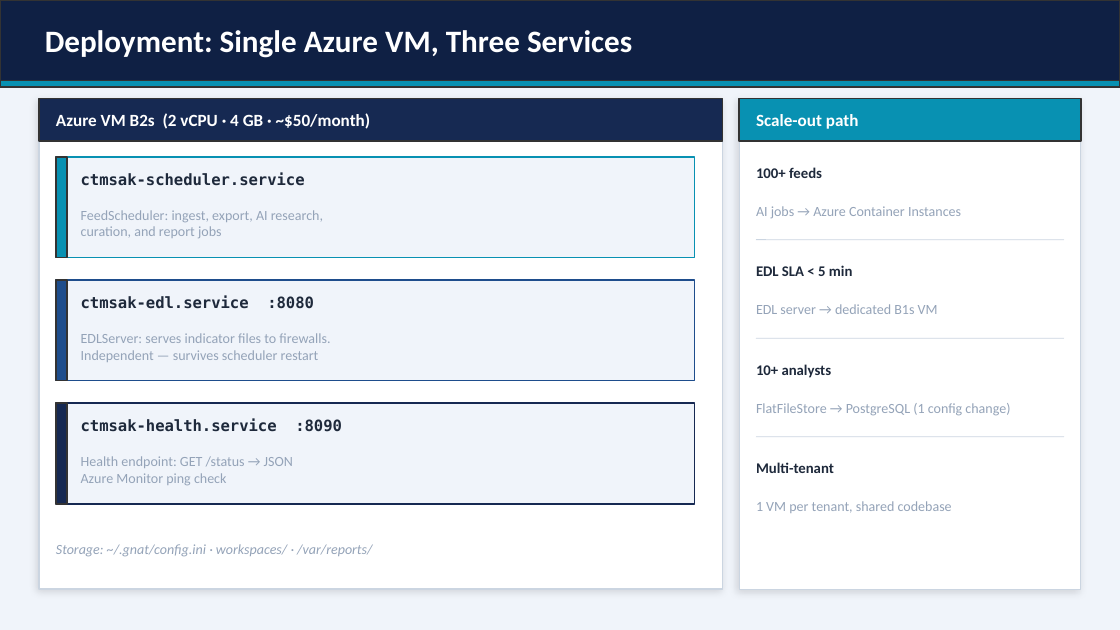
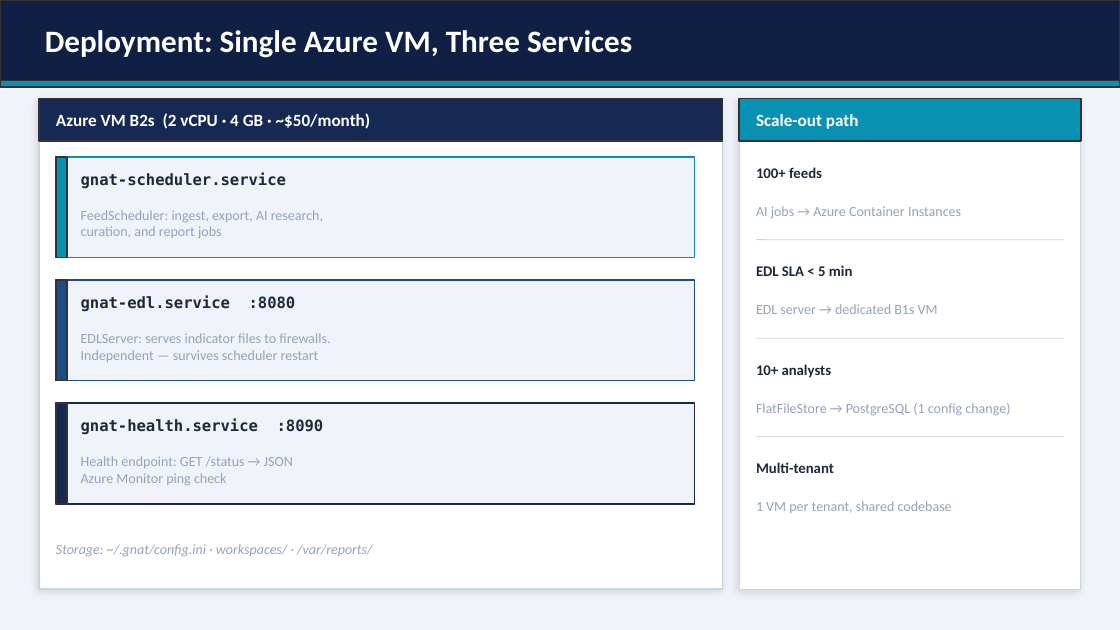
Before and after one commit to wrhalpin/GNAT, a slide deck: slide 13 of GNAT-Presentation.pptx. Drawn at 1120x630 pixels with LibreOffice and Linux fonts; fonts in the diff are those of the drawing. Boxes give left, top, right and bottom in pixels: in the first picture for what was removed or moved away, otherwise in the second. Text is boxed around its words. In the diff, an @@ line names an element or a change of style, - is before the commit and + after.

```diff
--- a/GNAT-Presentation.pptx
+++ b/GNAT-Presentation.pptx
@@ text at (81, 172, 286, 189): text changed @@
-ctmsak-scheduler.service
+gnat-scheduler.service
@@ text at (81, 295, 296, 312): text changed @@
-ctmsak-edl.service :8080
+gnat-edl.service :8080
@@ text at (81, 418, 324, 435): text changed @@
-ctmsak-health.service :8090
+gnat-health.service :8090
```
Also in this commit, not shown: 9 other slides changed, 1 slide added.
